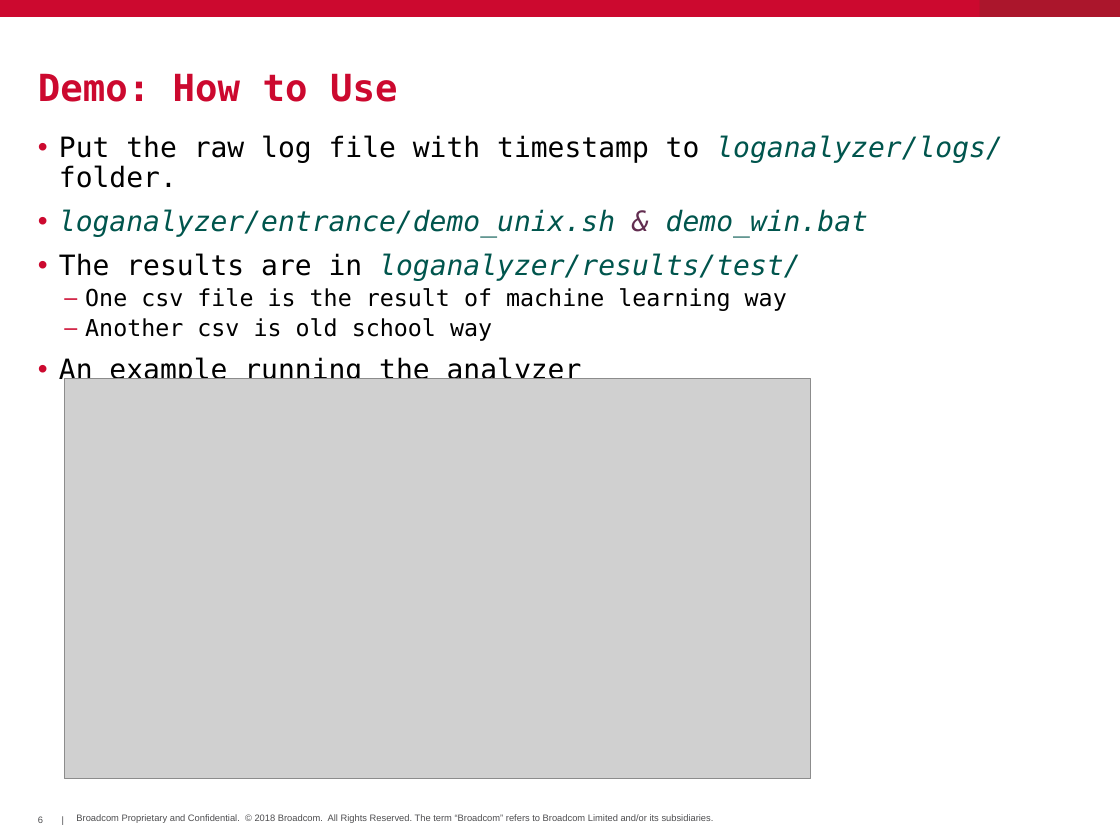
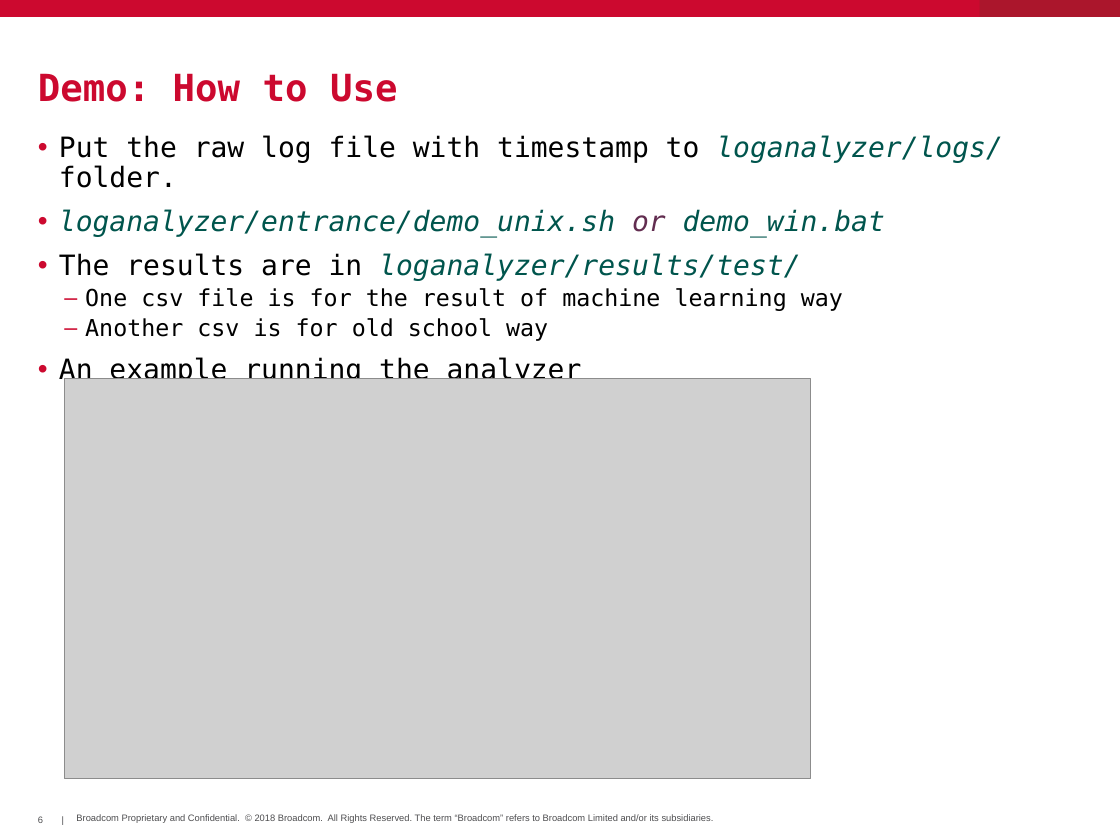
Before and after one commit to hayhan/loganalyzer, a slide deck: slide 6 of papers/LogAnalyzerIntro.pptx. Drawn at 1120x840 pixels with LibreOffice and Linux fonts; fonts in the diff are those of the drawing; grey boxes stand for pictures; background and template pictures are left out. Boxes give left, top, right and bottom in pixels: in the first picture for what was removed or moved away, otherwise in the second. Text is boxed around its words. In the diff, an @@ line names an element or a change of style, - is before the commit and + after.

```diff
--- a/papers/LogAnalyzerIntro.pptx
+++ b/papers/LogAnalyzerIntro.pptx
@@ text at (59, 209, 885, 238): text changed @@
-• loganalyzer/entrance/demo_unix.sh & demo_win.bat
+• loganalyzer/entrance/demo_unix.sh or demo_win.bat
@@ text at (85, 288, 843, 341): text changed @@
-  – One csv file is the result of machine learning way
-  – Another csv is old school way
+  – One csv file is for the result of machine learning way
+  – Another csv is for old school way
```
Also in this commit, not shown: 5 other slides changed.
